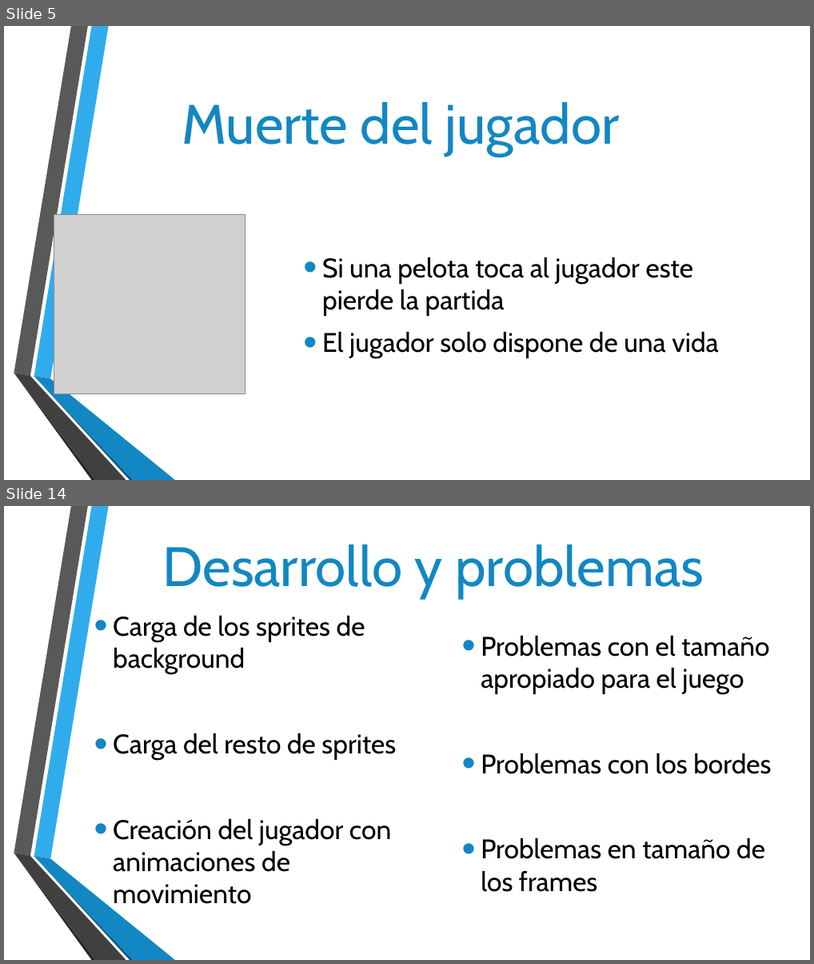
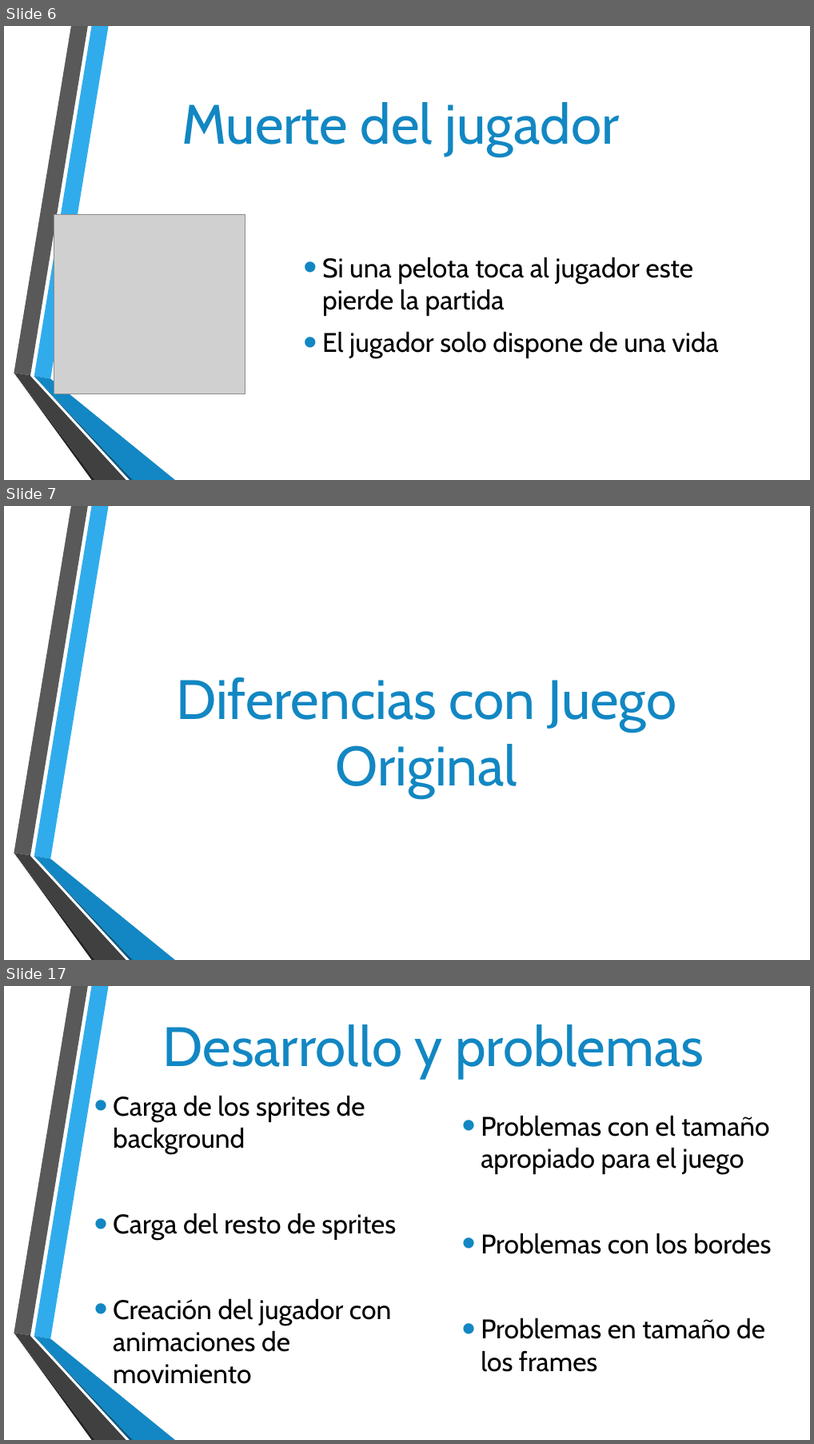
Before and after one commit to alvarocual/Super-Pang, a slide deck: SUPER PANG.pptx. Shown one above the other, each under a label of ours: slides 5 and 14 before the commit, slides 6, 7 and 17 after it; the slides between them are not shown. The pictures are 814x964 and 814x1444 pixels, drawn with LibreOffice and Linux fonts; fonts in the diff are those of the drawing; grey boxes stand for pictures; background and template pictures are left out. Boxes give left, top, right and bottom in pixels: in the first picture for what was removed or moved away, otherwise in the second. Text is boxed around its words. In the diff, an @@ line names an element or a change of style, - is before the commit and + after.

```diff
--- a/SUPER PANG.pptx
+++ b/SUPER PANG.pptx
@@ slide 7 added at (x1=4, y1=506, x2=810, y2=960), background picture (left out); not listed: 6 template elements that a slide beside it also shows @@
@@ title added at (x1=176, y1=677, x2=677, y2=798), 66 pt, text #1287C3 @@
+Diferencias con Juego Original
@@ what was slide 5 is now slide 6 @@
@@ what was slide 14 is now slide 17 @@
```
Also in this commit, not shown: 5 slides changed, 7 other slides added, 4 slides removed.
